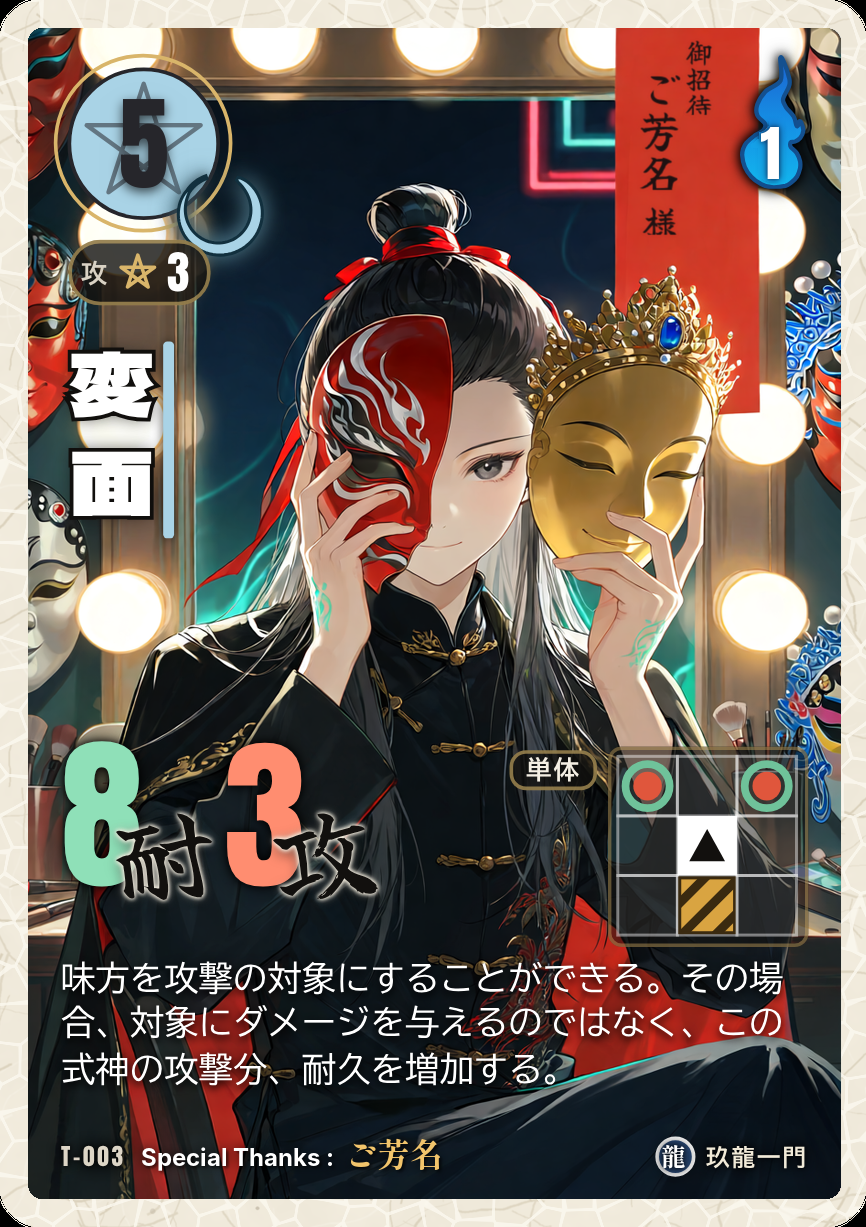
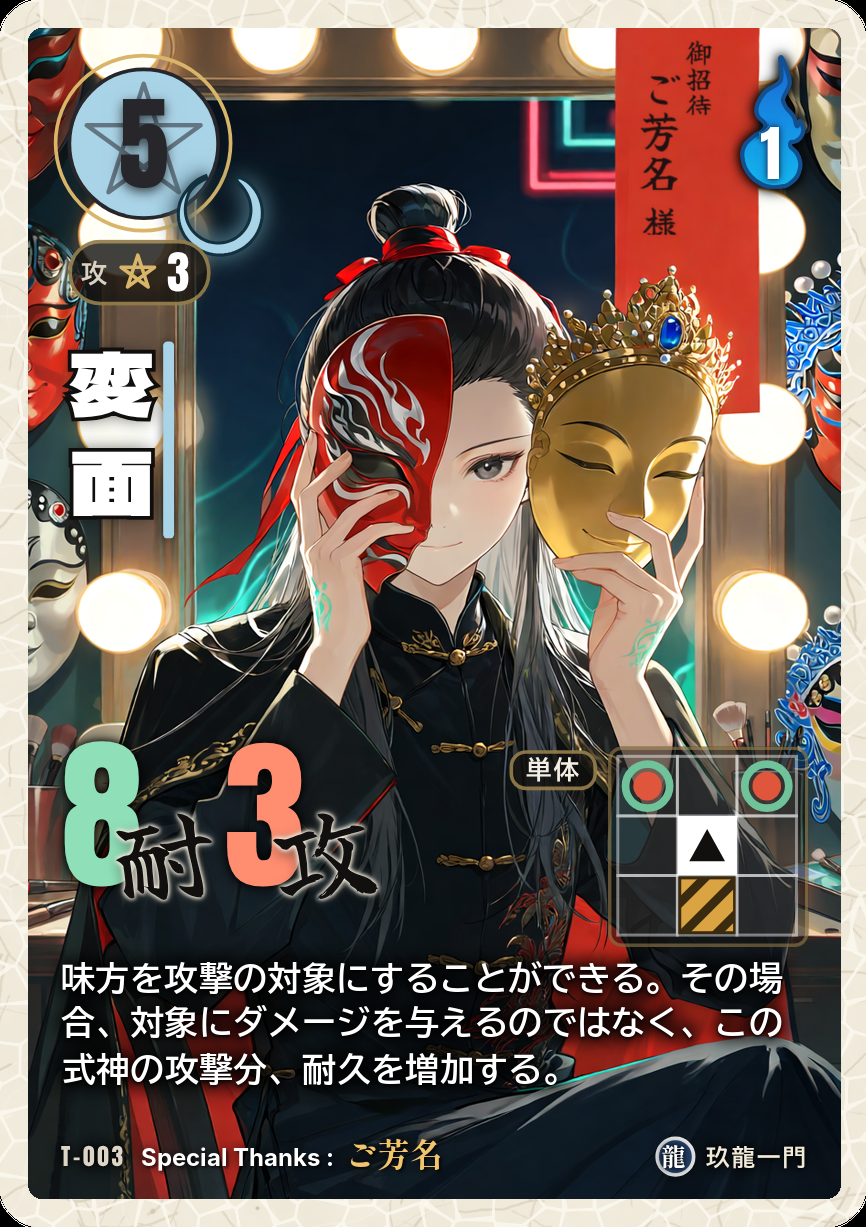
Before/after of a w=866, h=1227 layered artwork. What changed in the layer stack:
removed layer "11c_効果文_白文字(影なし)" over bbox(61, 961, 783, 1086)
removed layer "11b_効果文の影_内側(0 1px 2px 黒90%)" (was 90%) over bbox(53, 956, 791, 1098)
removed layer "11a_効果文の影_外側(0 0 4px 黒60%)" (was 60%) over bbox(44, 944, 799, 1103)
added layer "11c_効果文_白文字_太字(影なし)" above "11b_効果文の影_内側(下に少し・黒95%)" over bbox(61, 961, 783, 1085)
added layer "11b_効果文の影_内側(下に少し・黒95%)" (95%) above "11a_効果文の影_外側(広め・黒85%)" over bbox(57, 958, 787, 1091)
added layer "11a_効果文の影_外側(広め・黒85%)" (85%) above "10_間合" over bbox(44, 942, 799, 1106)
